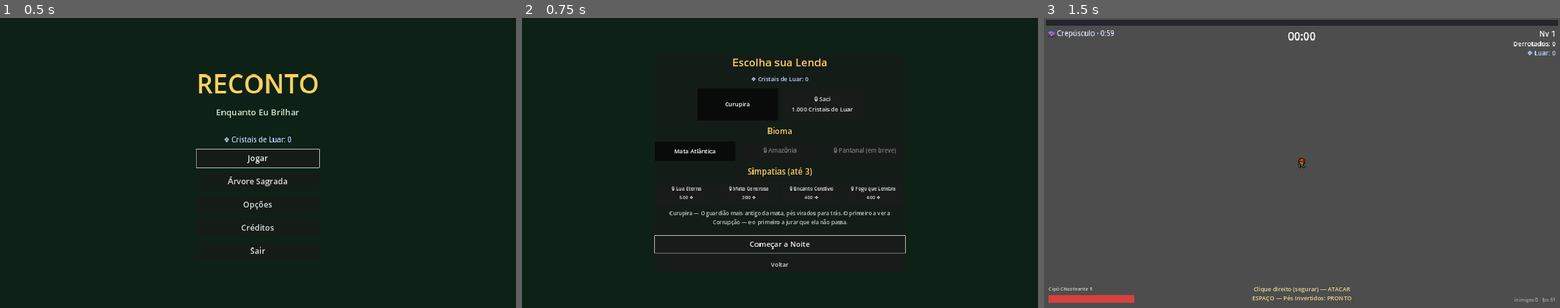
Above: before the commit, frames 1-3 (left to right).
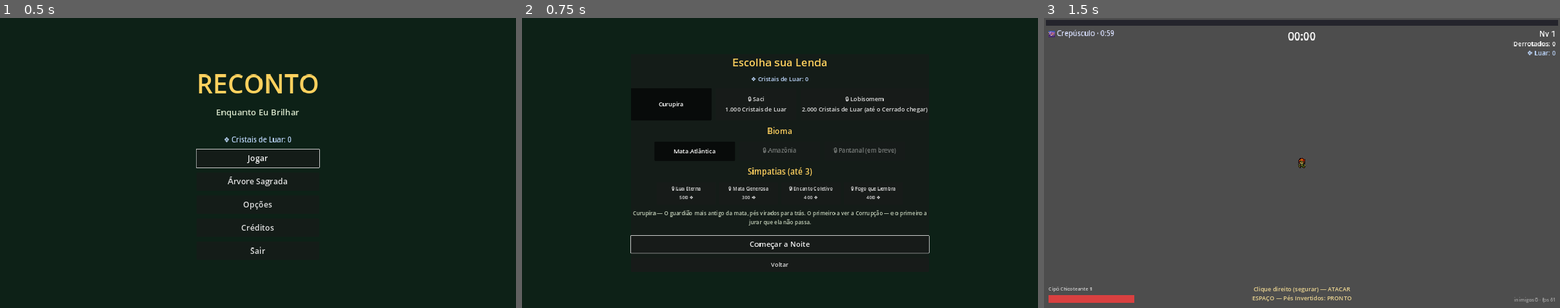
Above: after the commit, the same moments.

Repository: DevAndreNarcizo/RECONTO-While-I-Shine
Game: Godot game, scene res://scenes/Main.tscn
Same seed, same stepped clock (60 frames per second), same inputs: the game is played once before the commit and once after it.
Inputs:
- Up to frame 1 (0.5 s): no input
- Up to frame 2 (0.75 s): click "Jogar" at 0.5 s
- Up to frame 3 (1.5 s): click "Começar a Noite" at 1.25 s

Frame 1 is identical in both runs. In frame 2, 1.5% of the frame differs, in the area x 21-79%, y 26-82%; in frame 3, nothing differs.

Commit message:
feat: Lobisomem jogável com Garras Lunares e Fúria Lunar
Nova arma MELEE_GIRO: giro 360° de garras prateadas, +50% de dano na
Lua Cheia. Passiva lunar data-driven (full_moon_power/dawn_penalty):
forte na Cheia, fraco na Alvorada. Fúria Lunar (40s CD): Lua Cheia
pessoal por 6s (+50% dano, +30% vel. ataque, tint avermelhado). Usa o
sprite do PixelLab. Desbloqueio provisório por 2.000 Luar até o
Cerrado existir (docs: redimido ao vencer o Cerrado).

Co-Authored-By: Claude Fable 5 <noreply@anthropic.com>

Diff:
--- /dev/null
+++ b/game/resources/encantos/garras_lunares.tres
@@ -0,0 +1,14 @@
+[gd_resource type="Resource" script_class="EncantoData" load_steps=2 format=3]
+
+[ext_resource type="Script" path="res://scripts/weapons/encanto_data.gd" id="1"]
+
+[resource]
+script = ExtResource("1")
+id = &"garras_lunares"
+display_name = "Garras Lunares"
+description = "Golpe giratório de garras prateadas. Sob a Lua Cheia, o dano cresce 50%."
+behavior = 10
+damage_by_level = Array[float]([12.0, 15.0, 18.0, 22.0, 26.0, 30.0, 35.0, 40.0])
+cooldown_by_level = Array[float]([1.1, 1.05, 1.0, 0.95, 0.9, 0.85, 0.8, 0.7])
+area_by_level = Array[float]([1.0, 1.05, 1.1, 1.2, 1.25, 1.3, 1.4, 1.5])
+amount_by_level = Array[int]([1, 1, 1, 1, 1, 1, 1, 1])
--- /dev/null
+++ b/game/resources/legends/lobisomem.tres
@@ -0,0 +1,24 @@
+[gd_resource type="Resource" script_class="LegendData" load_steps=3 format=3]
+
+[ext_resource type="Script" path="res://scripts/legends/legend_data.gd" id="1"]
+[ext_resource type="Resource" path="res://resources/encantos/garras_lunares.tres" id="2"]
+
+[resource]
+script = ExtResource("1")
+id = &"lobisomem"
+display_name = "Lobisomem"
+description = "Sétimo filho de contadores de histórias — o único que só ouvia. Redimido, a fúria agora tem dono: ele."
+color = Color(0.45, 0.5, 0.65, 1)
+starting_encanto = ExtResource("2")
+max_hp_bonus = 20.0
+move_speed_bonus = 6.0
+regen_bonus = 0.5
+full_moon_power = 0.5
+dawn_penalty = 0.2
+sprite_dir = "res://assets/sprites/A_lupine_werewolf_in_a/A_lupine_werewolf_in_a/rotations"
+active_id = &"furia_lunar"
+active_name = "Fúria Lunar"
+active_desc = "Por 6s, força sua Lua Cheia pessoal: +50% dano e +30% vel. de ataque."
+active_cooldown = 40.0
+unlock_desc = "2.000 Cristais de Luar (até o Cerrado chegar)"
+unlock_luar_cost = 2000
--- a/game/scripts/legends/legend_data.gd
+++ b/game/scripts/legends/legend_data.gd
@@ -17,6 +17,8 @@
 @export var regen_bonus := 0.0         # HP/s (passiva do Curupira)
 @export var dodge_chance := 0.0        # 0.1 = 10% de esquivar dano (Saci)
 @export var fire_immune := false       # Boitatá ignora queimadas (bioma reativo)
+@export var full_moon_power := 0.0     # +dano na Lua Cheia (0.5 = +50%; Lobisomem)
+@export var dawn_penalty := 0.0        # -dano na Alvorada (0.2 = -20%; Lobisomem)
 ## Pasta das 8 rotações do PixelLab (vazio = usa o placeholder/sprite padrão).
 @export var sprite_dir := ""
 
--- a/game/scripts/player/player.gd
+++ b/game/scripts/player/player.gd
@@ -22,6 +22,7 @@
 
 var _invuln := 0.0
 var _dash_t := 0.0  # Dash de Vento do Saci
+var _fury_t := 0.0  # Fúria Lunar do Lobisomem
 var _bonus_move_speed := 0.0  # bônus de cartas na run (placeholder até a fase 2.3)
 
 # Sprite direcional (PixelLab, 8 rotações). TODO(fase 6): vem da LegendData.
@@ -75,6 +76,14 @@
 		stats.damage_mult += legend.damage_mult_bonus
 		stats.luck += legend.luck_bonus
 		stats.recovery += legend.regen_bonus
+		# passiva lunar (Lobisomem): forte na Cheia, fraco na Alvorada
+		var phase_id: StringName = MoonCycleManager.phase()["id"]
+		if phase_id == &"lua_cheia" or _fury_t > 0.0:
+			stats.damage_mult += legend.full_moon_power
+		elif phase_id == &"alvorada":
+			stats.damage_mult -= legend.dawn_penalty
+		if _fury_t > 0.0:
+			stats.attack_speed_mult += 0.3  # Fúria Lunar
 	stats.move_speed += _bonus_move_speed
 	amulets.apply_to(stats)
 	SaveManager.apply_tree_bonuses(stats)  # bônus permanentes da Árvore Sagrada
@@ -122,6 +131,12 @@
 
 	if stats.recovery > 0.0 and hp < stats.max_hp:
 		hp = minf(stats.max_hp, hp + stats.recovery * delta)
+
+	if _fury_t > 0.0:
+		_fury_t -= delta
+		if _fury_t <= 0.0:
+			modulate = Color.WHITE
+			rebuild_stats()  # a fúria passou
 
 	_invuln = maxf(0.0, _invuln - delta)
 	if _invuln <= 0.0:
@@ -148,6 +163,13 @@
 			_dash_t = DASH_TIME
 			_invuln = maxf(_invuln, DASH_TIME + 0.15)
 			EventBus.ability_cast.emit(global_position, 44.0)
+		&"furia_lunar":
+			# Lobisomem: Lua Cheia pessoal por 6s
+			_fury_t = 6.0
+			rebuild_stats()
+			modulate = Color(1.3, 0.9, 0.9)
+			EventBus.ability_cast.emit(global_position, 60.0)
+			EventBus.screen_shake.emit(4.0)
 
 func _on_magnet_area_entered(area: Area2D) -> void:
 	# Sementes de Luz e Fragmentos de Luar implementam magnetize()
--- a/game/scripts/ui/legend_select.gd
+++ b/game/scripts/ui/legend_select.gd
@@ -6,6 +6,7 @@
 const LEGENDS: Array = [
 	preload("res://resources/legends/curupira.tres"),
 	preload("res://resources/legends/saci.tres"),
+	preload("res://resources/legends/lobisomem.tres"),
 ]
 
 const BIOMES := [
--- /dev/null
+++ b/game/scripts/weapons/behaviors/melee_giro.gd
@@ -0,0 +1,31 @@
+class_name EncantoMeleeGiro
+extends EncantoBase
+## MELEE_GIRO — Garras Lunares: golpe giratório 360° ao redor do player.
+## A arma do Lobisomem: +50% de dano na Lua Cheia (lê o Ciclo da Lua).
+
+const RADIUS := 70.0
+const VISUAL_TIME := 0.2
+
+var _visual_t := 0.0
+var _spin := 0.0
+
+func _attack() -> void:
+	var moon_mult := 1.5 if MoonCycleManager.is_full_moon() else 1.0
+	damage_circle(player.global_position, RADIUS * area(), damage() * moon_mult)
+	_visual_t = VISUAL_TIME
+	_spin = randf() * TAU
+	queue_redraw()
+
+func _process(delta: float) -> void:
+	if _visual_t > 0.0:
+		_visual_t -= delta
+		queue_redraw()
+
+func _draw() -> void:
+	if _visual_t <= 0.0:
+		return
+	var alpha: float = clampf(_visual_t / VISUAL_TIME, 0.0, 1.0)
+	var color := Color(0.75, 0.82, 1.0, alpha)  # prata-lunar
+	for i in 3:
+		var start := _spin + TAU * i / 3.0
+		draw_arc(Vector2.ZERO, RADIUS * area(), start, start + 1.4, 10, color, 4.0)
--- a/game/scripts/weapons/encanto_data.gd
+++ b/game/scripts/weapons/encanto_data.gd
@@ -14,6 +14,7 @@
 	INVOCACAO,       # Vela do Pastoreio (futuro)
 	RAIZES,          # Cipó da Mãe-da-Mata (forma ancestral)
 	MELEE_SAGRADO,   # Cipó Sagrado (forma ancestral que cura)
+	MELEE_GIRO,      # Garras Lunares (giro 360°, escala com a lua)
 }
 
 const MAX_LEVEL := 8
--- a/game/scripts/weapons/encanto_manager.gd
+++ b/game/scripts/weapons/encanto_manager.gd
@@ -14,6 +14,7 @@
 	EncantoData.Behavior.CONVERSAO: preload("res://scripts/weapons/behaviors/conversao.gd"),
 	EncantoData.Behavior.PROJETIL_MIRA: preload("res://scripts/weapons/behaviors/projetil_mira.gd"),
 	EncantoData.Behavior.AREA_PLAYER: preload("res://scripts/weapons/behaviors/area_player.gd"),
+	EncantoData.Behavior.MELEE_GIRO: preload("res://scripts/weapons/behaviors/melee_giro.gd"),
 }
 
 var evolved_bases: Array[StringName] = []  # encantos que já viraram forma ancestral
